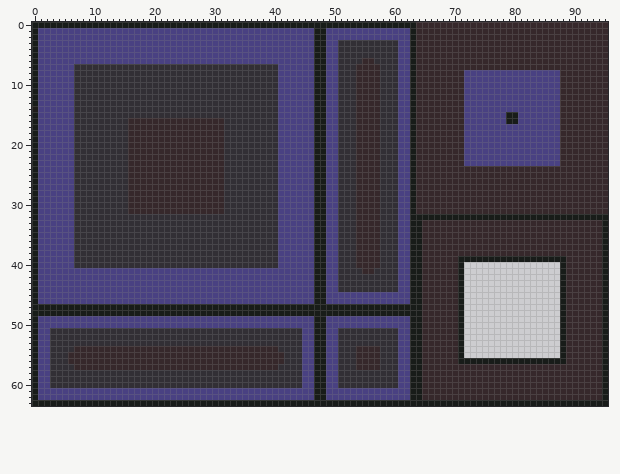
One commit to this pixel-art file: Assets/PU_Project/Alana/Level/Sprites/Test Template/ABWTest16x16.aseprite. Above, as it was before the edit.
96x64 pixels, 1 frame. Colours within 5 levels of each other are drawn and written as one.
New version:
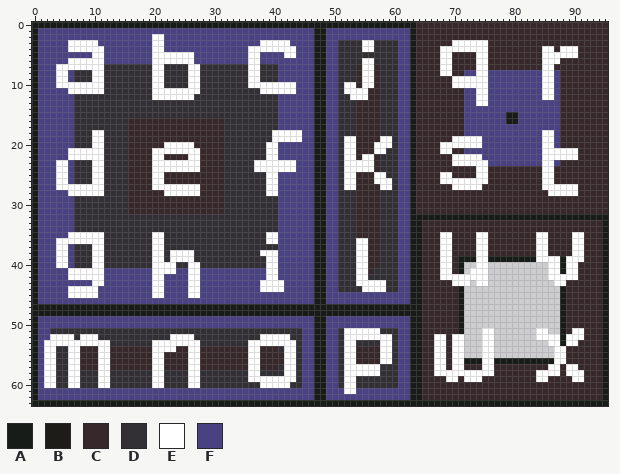
Palette (. is transparent): A #181c19  B #1e1c19  C #36282b  D #322f35  E #ffffff  F #494182
Change:
layer "Layer 1" added
Changed rows in their new state; - is an unchanged pixel.
Layer "Layer 1":
first column x 4:
 2 ----------------EE---------------------------------------------------------------------
 3 --EEEEE---------EE----------------EEEEE------------EE-------------EEEEEE---------------
 4 --EEEEEE--------EE--------------EEEEEEEE-----------EE-----------EEEEEEEE---------EE-EEE
 5 ------EE--------EEEEEEE---------EE----EE------------------------EE----EE---------EEEEEE
 6 --EEEEEE--------EEEEEEE---------EE-----------------EE-----------EE----EE---------EEE---
 7 EEEEEEEE--------EE----EE--------EE-----------------EE-----------EE----EE---------EE----
 8 EE----EE--------EE----EE--------EE-----------------EE-----------EE----EE---------EE----
 9 EE----EE--------EE----EE--------EE-----------------EE-------------EEEEEE---------EE----
10 EEEEEEEE--------EE----EE--------EEEEEEEE--------EE-EE-------------EEEEEE---------EE----
11 --EEEEEE--------EEEEEEEE----------EEEEEE--------EEEE------------------EE---------EE----
12 ----------------EEEEEEE--------------------------EEE------------------EE---------EE----
13 ----------------------------------------------------------------------EE---------------
first column x 4:
18 ------EE----------------------------EEEEE----------------------------------------EE----
19 ------EE----------------------------EEEEE-------EE----EE----------EEEEE----------EE----
20 ------EE----------EEEEE------------EE-----------EE---EEE--------EEEEEEE----------EE----
21 --EEEEEE--------EEEEEEEE-----------EE-----------EE---EE---------EE---------------EEEEEE
22 --EEEEEE--------EE----EE-----------EE-----------EE-EE-------------EEEEE----------EEEEEE
23 EE----EE--------EEEEEEEE---------EEEEEEE--------EEEEE-------------EEEEEE---------EE----
24 EE----EE--------EEEEEEEE---------EEEEEEE--------EEEEE-----------------EE---------EE----
25 EE----EE--------EE-----------------EE-----------EE---EE---------EE----EE---------EE----
26 EE----EE--------EE-----------------EE-----------EE---EEE--------EEEEEEEE---------EE----
27 EEEEEEEE--------EEEEEEEE-----------EE-----------EE----EE----------EEEEE----------EEEEEE
28 --EEEEEE----------EEEEEE-----------EE---------------------------------------------EEEEE
first column x 4:
35 --EEEEEE--------EE-----------------EE---------------------------EE----EE--------EE----EE
36 EEEEEEEE--------EE-----------------EE-------------EE------------EE----EE--------EE----EE
37 EE----EE--------EE--------------------------------EE------------EE----EE--------EE----EE
38 EE----EE--------EE-EEEE-----------EEE-------------EE------------EE----EE--------EE----EE
39 EE----EE--------EE-EEEE------------EE-------------EE------------EE----EE--------EEEE-EEE
40 EE----EE--------EEEE--EE-----------EE-------------EE------------EE----EE----------EE-EE-
41 --EEEEEE--------EEEE--EE-----------EE-------------EE------------EE---EEE----------EE-EE-
42 --EEEEEE--------EE----EE-----------EE-------------EE------------EEEEEEEE----------EEEEE-
43 ------EE--------EE----EE----------EEEE------------EEEEE-----------EEE-EE-----------EE---
44 --EEEEE---------EE----EE----------EEEE-------------EEEE---------------------------------
45 --EEEEE---------EE----EE----------------------------------------------------------------
first column x 2:
51 --------------------------------------------------EEEEEE-----------------EE-------EE----EE
52 -EEEE-EEE------------EEEE-----------EEEEE---------EEEEEEEE-------EE-EE---EE-------EEEE-EEE
53 EEEEEEEEEEE-------EEEEEEEE--------EEEEEEEE--------EE----EE-------EE-EE---EE---------EE-EE-
54 EE--EE---EE-------EEEE--EE--------EE----EE--------EE----EE-------EE-EE---EE----------EE---
55 EE--EE---EE-------EE----EE--------EE----EE--------EE----EE-------EE-EE---EE----------EE---
56 EE--EE---EE-------EE----EE--------EE----EE--------EE----EE-------EE-EE---EE----------EE---
57 EE--EE---EE-------EE----EE--------EE----EE--------EEEEEE---------EE-EE---EE---------EE-EE-
58 EE--EE---EE-------EE----EE--------EE----EE--------EEEEEE---------EEEEEEEEEE-------EEEE-EEE
59 EE--EE---EE-------EE----EE--------EEEEEEEE--------EE---------------EE-EEE---------EE----EE
60 EE--EE---EE-------EE----EE----------EEEEE---------EE--------------------------------------
61 --------------------------------------------------EE--------------------------------------
